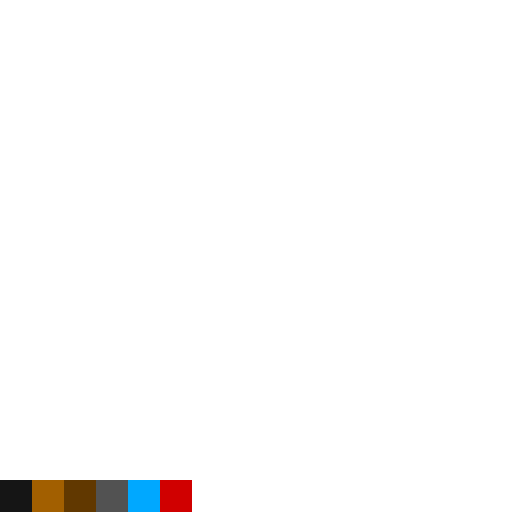
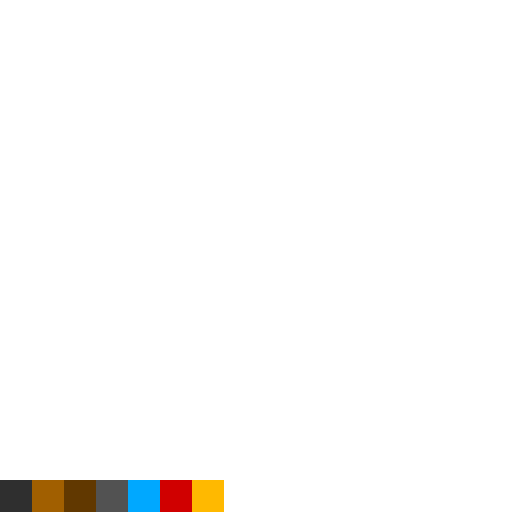
Layer changes from the first 512 × 512 image to the second:
painted on "Rectangle 2 copy 5" over [0, 480, 32, 512]
added layer "Rectangle 2 copy 6" above "Rectangle 2" over [192, 480, 224, 512]
